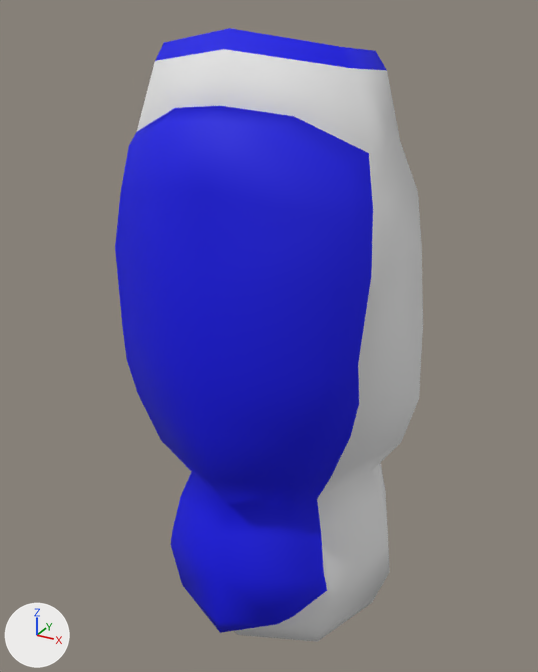
An edit to the OBJ model app/simspark/models/llowerarm.obj, drawn before and after from the same camera.
Camera for both pictures: a 50 mm lens placed at (1.39, -2.71, 1.49), pointed at (-0.07, -0.05, 0.16). Every picture has the same lights, and +X, +Y and +Z are marked at lower left. Where no turn or scale is listed for an object, it has been applied to the vertices. Vertices at the same position are counted once.

Names of what the first picture shows: 'lowerarm.002_Sphere.005'.
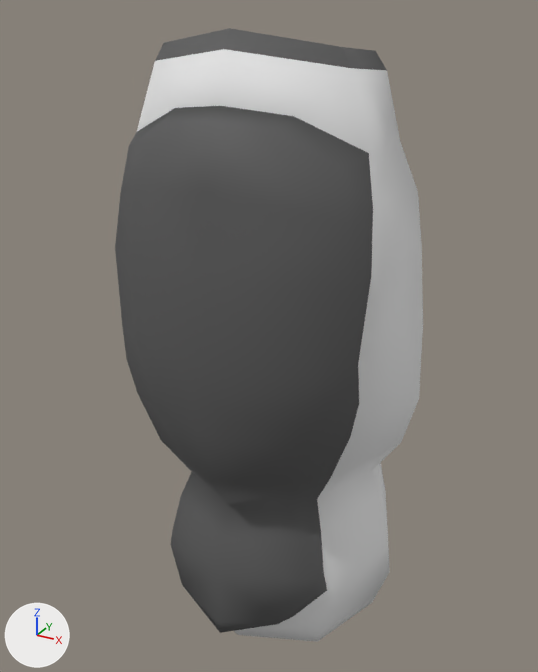
What the commit changed:
Material 'matTeam' (mat_matteam) is new.
Its base color is (0.1, 0.1, 0.1) (dark grey #595959).
Its roughness is 0.69.
me_lowerarm_002_sphere_005 has 147 vertices, 319 faces and spans x -0.62..0.62, y -0.73..0.59, z -1.32..1.43.
me_lowerarm_002_sphere_005 is used by ob_lowerarm_002_sphere_005; location (0.0, 0.0, 0.0).
me_lowerarm_002_sphere_005 part 1: all 115 faces that had it switch from mat_lightblue (blue #0000e7) to mat_matteam (dark grey #595959).

Location of each change, (x1, y1, x2, y2) in pixels of the pictures (538 x 672 px):
part 1 of me_lowerarm_002_sphere_005, recoloured (blue to grey)
    both: (115, 28, 386, 633)
